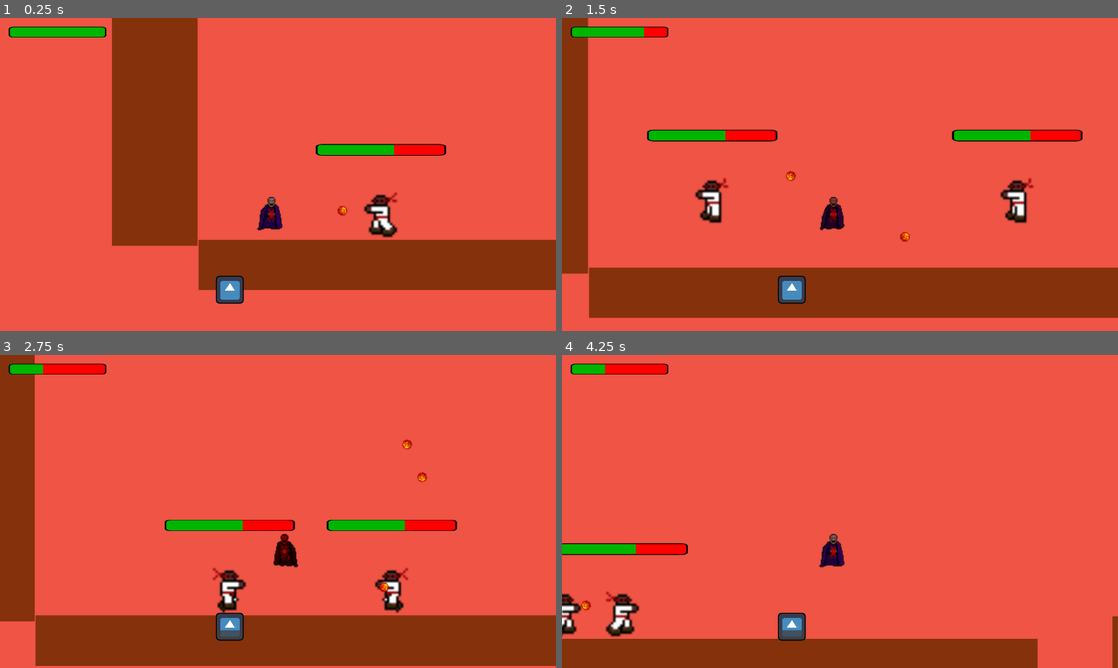
Above: before the commit, frames 1-4 (two rows, left to right).
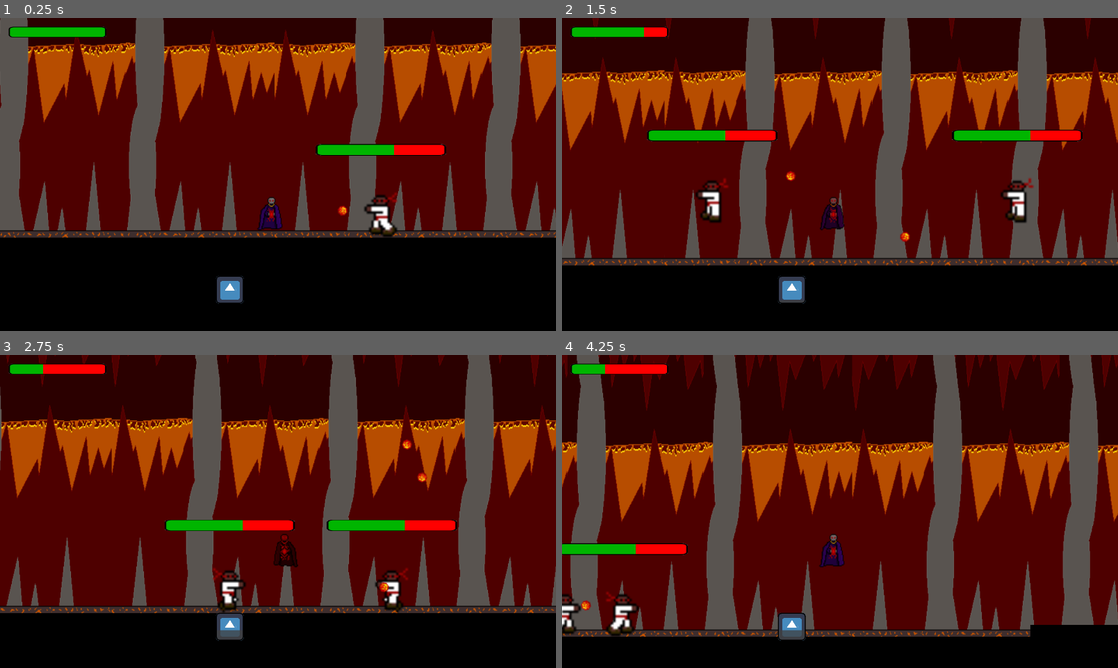
Above: after the commit, the same moments.

Repository: jsievert73/Final-Project-MSCH-220
Game: Godot game, scene res://Scenes/Level5.tscn
The game is run twice, just before and just after one commit, with the same random seed, the same clock (stepped at 60 frames per second) and the same inputs. This scene is started directly instead of the project's main scene. The engine's default icon, where the game draws it, is replaced by a stand-in: a white triangle on a blue panel in a dark square.
Inputs (mouse positions are in pixels of both pictures, inside the frame that each line leads up to):
- Up to frame 1 (0.25 s): no input
- Up to frame 2 (1.5 s): move the mouse to (962, 158) at 0.52 s; hold Right (ui_right) from 0.53 s (still down); click (962, 158) at 0.6 s; tap Up (ui_up) at 0.77 s; move the mouse to (728, 190) at 1.27 s; tap Space (heal) at 1.35 s
- Up to frame 3 (2.75 s): tap Up (ui_up) at 1.52 s; move the mouse to (333, 442) at 2.02 s; release Right (ui_right) at 2.03 s; hold Left (ui_left) from 2.03 s (still down); click (333, 442) at 2.1 s
- Up to frame 4 (4.25 s): move the mouse to (812, 574) at 2.77 s; release Left (ui_left) at 2.78 s; hold Right (ui_right) from 2.78 s (still down); tap Space (heal) at 2.85 s; tap Up (ui_up) at 3.02, 3.77 s; move the mouse to (1006, 558) at 3.52 s; click (1006, 558) at 3.6 s

The runs differ from the first frame. In frame 1, 97% of the frame differs, in the area x 0-100%, y 0-100%; in frame 2, 96%; in frame 3, 96%; in frame 4, 97%.

Commit message:
Added art to Level5

Diff:
--- a/Godot/Scenes/Level5.tscn
+++ b/Godot/Scenes/Level5.tscn
@@ -1,46 +1,30 @@
-[gd_scene load_steps=7 format=2]
+[gd_scene load_steps=10 format=2]
 
-[ext_resource path="res://Scene/Player.tscn" type="PackedScene" id=1]
-[ext_resource path="res://Scene/Enemy.tscn" type="PackedScene" id=2]
-[ext_resource path="res://Scenes/Goal.tscn" type="PackedScene" id=3]
+[ext_resource path="res://Assets/Volcano Background.png" type="Texture" id=1]
+[ext_resource path="res://Scene/Player.tscn" type="PackedScene" id=2]
+[ext_resource path="res://Scene/Enemy.tscn" type="PackedScene" id=3]
+[ext_resource path="res://Scenes/Goal.tscn" type="PackedScene" id=4]
 
 [sub_resource type="RectangleShape2D" id=1]
+extents = Vector2( 76.2892, 448.925 )
+
+[sub_resource type="RectangleShape2D" id=2]
+extents = Vector2( 234.525, 55.1249 )
+
+[sub_resource type="RectangleShape2D" id=3]
 extents = Vector2( 642.798, 46.1492 )
 
-[sub_resource type="RectangleShape2D" id=2]
-extents = Vector2( 76.2892, 448.925 )
+[sub_resource type="Gradient" id=4]
+offsets = PoolRealArray( 0.994012, 1 )
 
-[sub_resource type="RectangleShape2D" id=3]
-extents = Vector2( 234.525, 55.1249 )
+[sub_resource type="GradientTexture" id=5]
+gradient = SubResource( 4 )
 
 [node name="StaticBody2D" type="StaticBody2D"]
 
-[node name="Floor" type="CollisionShape2D" parent="."]
-position = Vector2( 644.801, 747.676 )
-shape = SubResource( 1 )
-__meta__ = {
-"_edit_group_": true
-}
-
-[node name="Floor" type="ColorRect" parent="Floor"]
-margin_left = -646.801
-margin_top = -35.6757
-margin_right = 654.199
-margin_bottom = 51.3243
-color = Color( 0.52549, 0.196078, 0.0509804, 1 )
-
-[node name="Player" parent="." instance=ExtResource( 1 )]
-position = Vector2( 134.948, 683.431 )
-
-[node name="Enemy" parent="." instance=ExtResource( 2 )]
-position = Vector2( 309.951, 655.141 )
-
-[node name="Enemy2" parent="." instance=ExtResource( 2 )]
-position = Vector2( 778.396, 655.141 )
-
 [node name="Wall" type="CollisionShape2D" parent="."]
 position = Vector2( -78.6992, 265.245 )
-shape = SubResource( 2 )
+shape = SubResource( 1 )
 __meta__ = {
 "_edit_group_": true
 }
@@ -68,17 +52,142 @@
 color = Color( 0.52549, 0.196078, 0.0509804, 1 )
 
 [node name="CollisionShape2D" type="CollisionShape2D" parent="."]
-editor/display_folded = true
 position = Vector2( 1662.23, 728.496 )
+shape = SubResource( 2 )
+
+[node name="Floor3" type="ColorRect" parent="CollisionShape2D"]
+margin_left = -90.0
+margin_top = -46.0
+margin_right = 228.0
+margin_bottom = 74.0
+color = Color( 0.52549, 0.196078, 0.0509804, 1 )
+
+[node name="Floor" type="CollisionShape2D" parent="."]
+position = Vector2( 644.801, 747.676 )
 shape = SubResource( 3 )
 
-[node name="Floor3" type="ColorRect" parent="CollisionShape2D"]
-margin_left = -234.042
-margin_top = -55.9847
-margin_right = 227.958
-margin_bottom = 74.0153
+[node name="Floor" type="ColorRect" parent="Floor"]
+margin_left = -647.0
+margin_top = -36.0
+margin_right = 993.0
+margin_bottom = 51.0
 color = Color( 0.52549, 0.196078, 0.0509804, 1 )
 
-[node name="Goal" parent="." instance=ExtResource( 3 )]
-position = Vector2( 1821.48, 615.005 )
+[node name="Sprite" type="Sprite" parent="Floor"]
+position = Vector2( 685.369, -89.4374 )
+scale = Vector2( 2.68518, 2134.58 )
+texture = SubResource( 5 )
+
+[node name="Node2D4" type="Node2D" parent="Floor"]
+editor/display_folded = true
+position = Vector2( -1494.8, -747.676 )
+
+[node name="Sprite" type="Sprite" parent="Floor/Node2D4"]
+position = Vector2( 126.582, 353.376 )
+scale = Vector2( 1, 1.38458 )
+texture = ExtResource( 1 )
+
+[node name="Sprite2" type="Sprite" parent="Floor/Node2D4"]
+position = Vector2( 380.582, 353.376 )
+scale = Vector2( 1, 1.38458 )
+texture = ExtResource( 1 )
+
+[node name="Sprite3" type="Sprite" parent="Floor/Node2D4"]
+position = Vector2( 0.582, 353.376 )
+scale = Vector2( 1, 1.38458 )
+texture = ExtResource( 1 )
+
+[node name="Sprite4" type="Sprite" parent="Floor/Node2D4"]
+position = Vector2( 615.582, 353.376 )
+scale = Vector2( 1, 1.38458 )
+texture = ExtResource( 1 )
+
+[node name="Node2D" type="Node2D" parent="Floor"]
+editor/display_folded = true
+position = Vector2( -644.801, -747.676 )
+
+[node name="Sprite" type="Sprite" parent="Floor/Node2D"]
+position = Vector2( 126.582, 353.376 )
+scale = Vector2( 1, 1.38458 )
+texture = ExtResource( 1 )
+
+[node name="Sprite2" type="Sprite" parent="Floor/Node2D"]
+position = Vector2( 380.582, 353.376 )
+scale = Vector2( 1, 1.38458 )
+texture = ExtResource( 1 )
+
+[node name="Sprite3" type="Sprite" parent="Floor/Node2D"]
+position = Vector2( 0.582, 353.376 )
+scale = Vector2( 1, 1.38458 )
+texture = ExtResource( 1 )
+
+[node name="Sprite4" type="Sprite" parent="Floor/Node2D"]
+position = Vector2( 615.582, 353.376 )
+scale = Vector2( 1, 1.38458 )
+texture = ExtResource( 1 )
+
+[node name="Node2D2" type="Node2D" parent="Floor"]
+editor/display_folded = true
+position = Vector2( 205.199, -747.676 )
+
+[node name="Sprite" type="Sprite" parent="Floor/Node2D2"]
+position = Vector2( 126.582, 353.376 )
+scale = Vector2( 1, 1.38458 )
+texture = ExtResource( 1 )
+
+[node name="Sprite2" type="Sprite" parent="Floor/Node2D2"]
+position = Vector2( 380.582, 353.376 )
+scale = Vector2( 1, 1.38458 )
+texture = ExtResource( 1 )
+
+[node name="Sprite3" type="Sprite" parent="Floor/Node2D2"]
+position = Vector2( 0.582, 353.376 )
+scale = Vector2( 1, 1.38458 )
+texture = ExtResource( 1 )
+
+[node name="Sprite4" type="Sprite" parent="Floor/Node2D2"]
+position = Vector2( 615.582, 353.376 )
+scale = Vector2( 1, 1.38458 )
+texture = ExtResource( 1 )
+
+[node name="Node2D3" type="Node2D" parent="Floor"]
+editor/display_folded = true
+position = Vector2( 1055.2, -760.676 )
+
+[node name="Sprite" type="Sprite" parent="Floor/Node2D3"]
+position = Vector2( 126.582, 353.376 )
+scale = Vector2( 1, 1.38458 )
+texture = ExtResource( 1 )
+
+[node name="Sprite2" type="Sprite" parent="Floor/Node2D3"]
+position = Vector2( 380.582, 353.376 )
+scale = Vector2( 1, 1.38458 )
+texture = ExtResource( 1 )
+
+[node name="Sprite3" type="Sprite" parent="Floor/Node2D3"]
+position = Vector2( 0.582, 353.376 )
+scale = Vector2( 1, 1.38458 )
+texture = ExtResource( 1 )
+
+[node name="Sprite4" type="Sprite" parent="Floor/Node2D3"]
+position = Vector2( 615.582, 353.376 )
+scale = Vector2( 1, 1.38458 )
+texture = ExtResource( 1 )
+
+[node name="Sprite2" type="Sprite" parent="."]
+position = Vector2( 1410.66, 1013.59 )
+scale = Vector2( 0.121507, 651.963 )
+texture = SubResource( 5 )
+
+[node name="Player" parent="." instance=ExtResource( 2 )]
+position = Vector2( 134.948, 683.431 )
+
+[node name="Enemy" parent="." instance=ExtResource( 3 )]
+position = Vector2( 309.951, 655.141 )
+
+[node name="Enemy2" parent="." instance=ExtResource( 3 )]
+position = Vector2( 778.396, 655.141 )
+
+[node name="Goal" parent="." instance=ExtResource( 4 )]
+position = Vector2( 1817.7, 634.543 )
 next_scene = "res://Win.tscn"
--- a/Godot/Scenes/Title Screen.tscn
+++ b/Godot/Scenes/Title Screen.tscn
@@ -141,7 +141,6 @@
 position = Vector2( 449.128, 243.954 )
 scale = Vector2( 3, 3 )
 frames = SubResource( 5 )
-frame = 2
 playing = true
 
 [node name="Label" type="Label" parent="Menu"]
Not shown: 1 places in Godot/Scenes/Level5.tscn that only renumber resources
